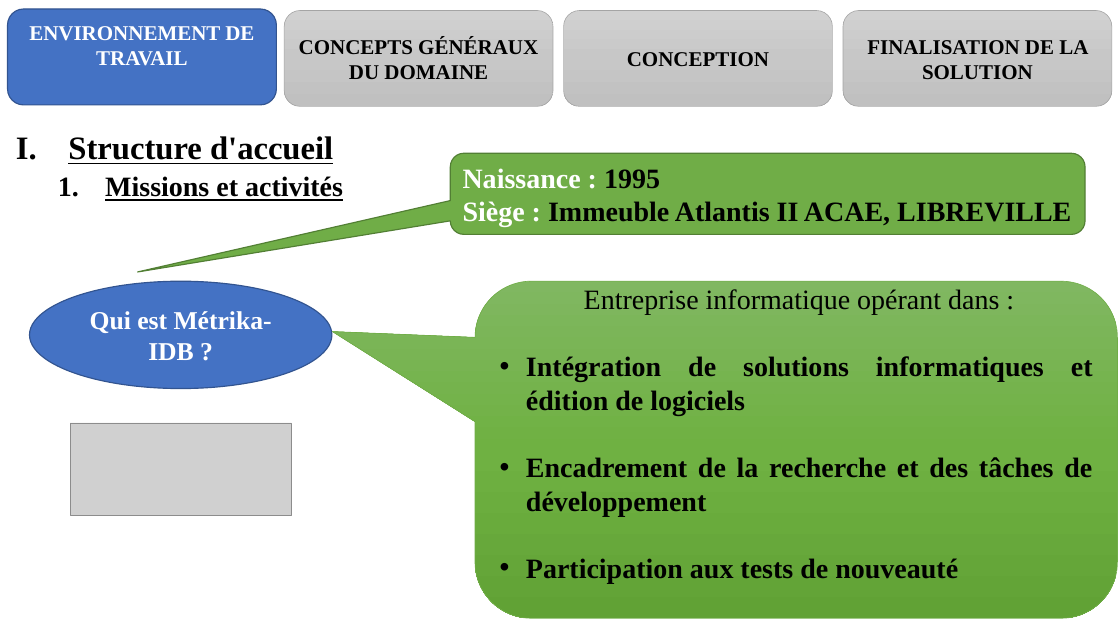
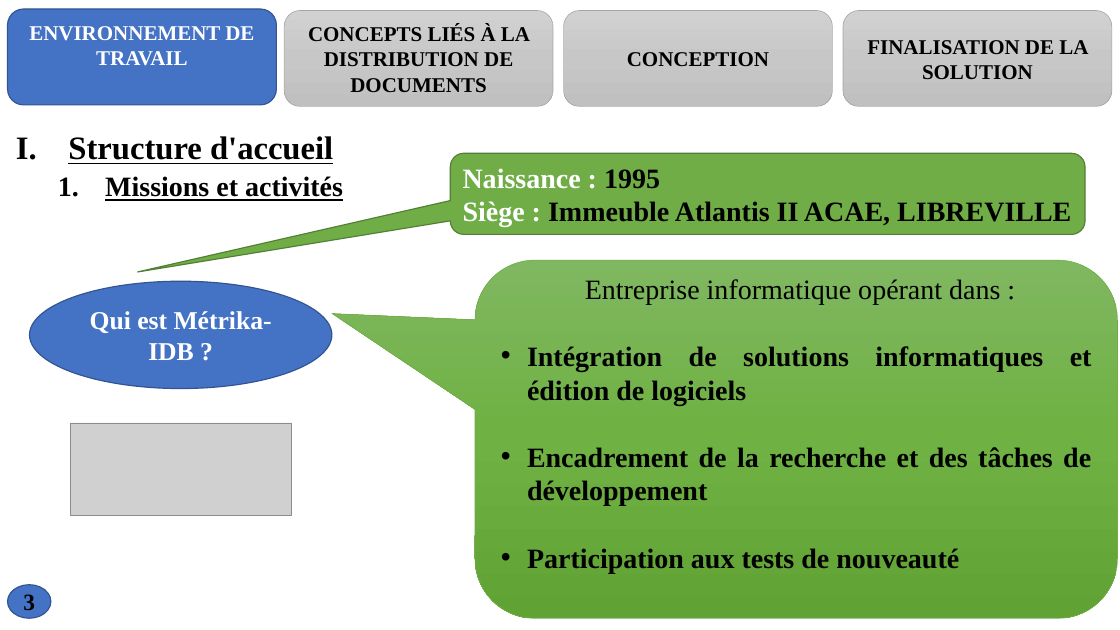
Before and after one commit to melaken/distdocs, a slide deck: slide 3 of Documents/theme/diapo.pptx. Drawn at 1120x630 pixels with LibreOffice and Linux fonts; fonts in the diff are those of the drawing; grey boxes stand for pictures. Boxes give left, top, right and bottom in pixels: in the first picture for what was removed or moved away, otherwise in the second. Text is boxed around its words. In the diff, an @@ line names an element or a change of style, - is before the commit and + after.

```diff
--- a/Documents/theme/diapo.pptx
+++ b/Documents/theme/diapo.pptx
@@ text in rounded rectangle at [308,25,530,92]: text changed @@
-CONCEPTS GÉNÉRAUX DU DOMAINE
+CONCEPTS LIÉS À LA DISTRIBUTION DE DOCUMENTS
@@ rounded speech box "Entreprise informatique opérant dans :": place and size @@
-rounded speech box "Entreprise informatique opérant dans :" at [476,281,1118,618]
+rounded speech box "Entreprise informatique opérant dans :" at [476,260,1118,618]
@@ page number added at [8,585,51,618], fill #4472C4, outline #325491 1 pt, 20 pt, text #000000, bold @@
+3
```
Also in this commit, not shown: 28 other slides changed, 2 slides added, 26 other files.
